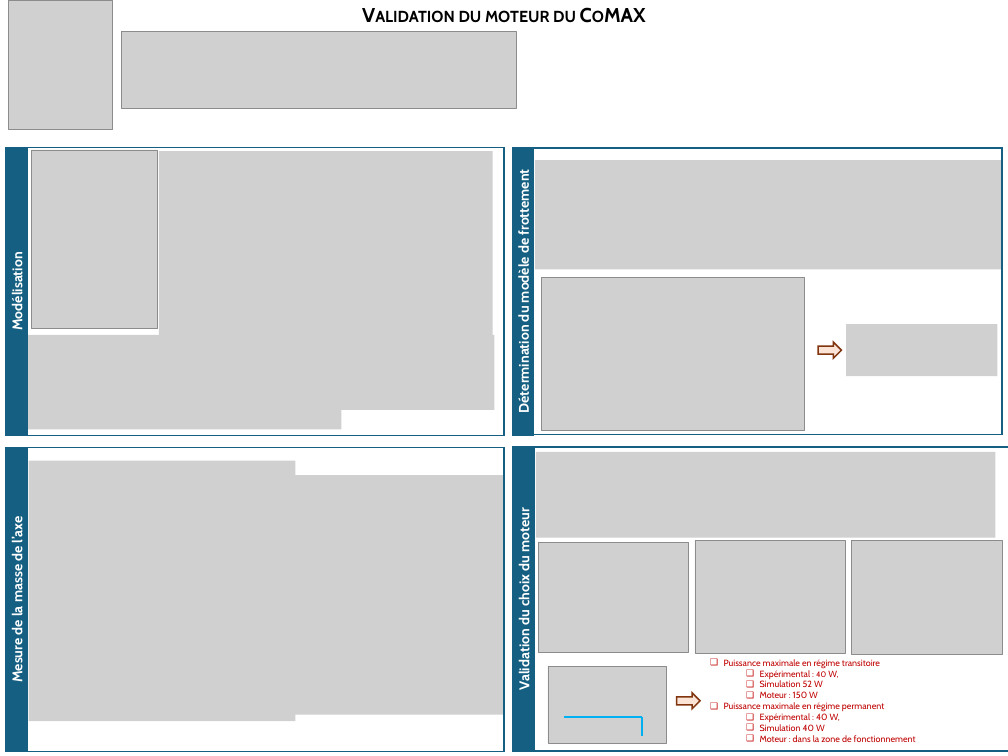
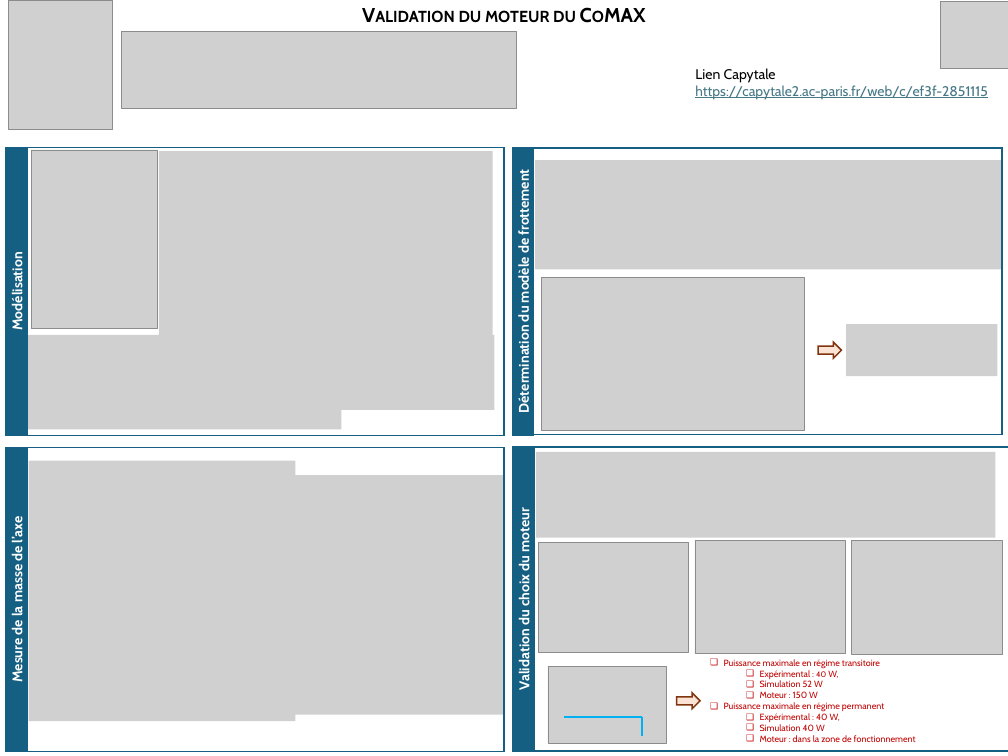
Before and after one commit to xpessoles/TP_Corriges, a slide deck: slide 1 of 04_Comax/04_Comax_Corrige_CR_Moteur_Energetique.pptx. Drawn at 1008x756 pixels with LibreOffice and Linux fonts; fonts in the diff are those of the drawing; grey boxes stand for pictures. Boxes give left, top, right and bottom in pixels: in the first picture for what was removed or moved away, otherwise in the second. Text is boxed around its words. In the diff, an @@ line names an element or a change of style, - is before the commit and + after.

```diff
--- a/04_Comax/04_Comax_Corrige_CR_Moteur_Energetique.pptx
+++ b/04_Comax/04_Comax_Corrige_CR_Moteur_Energetique.pptx
@@ picture added at box(941, 1, 1008, 68) @@
@@ text added at box(695, 68, 988, 100), 14 pt, text #467886, underline @@
+Lien Capytale
+https://capytale2.ac-paris.fr/web/c/ef3f-2851115
```
Also in this commit, not shown: 1 other file.
